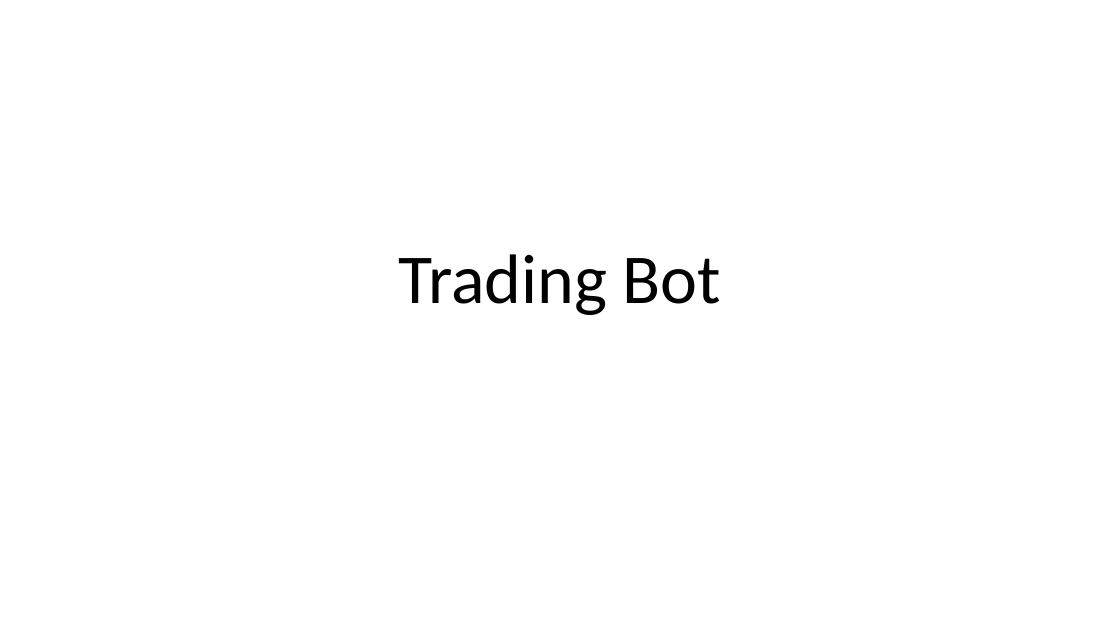
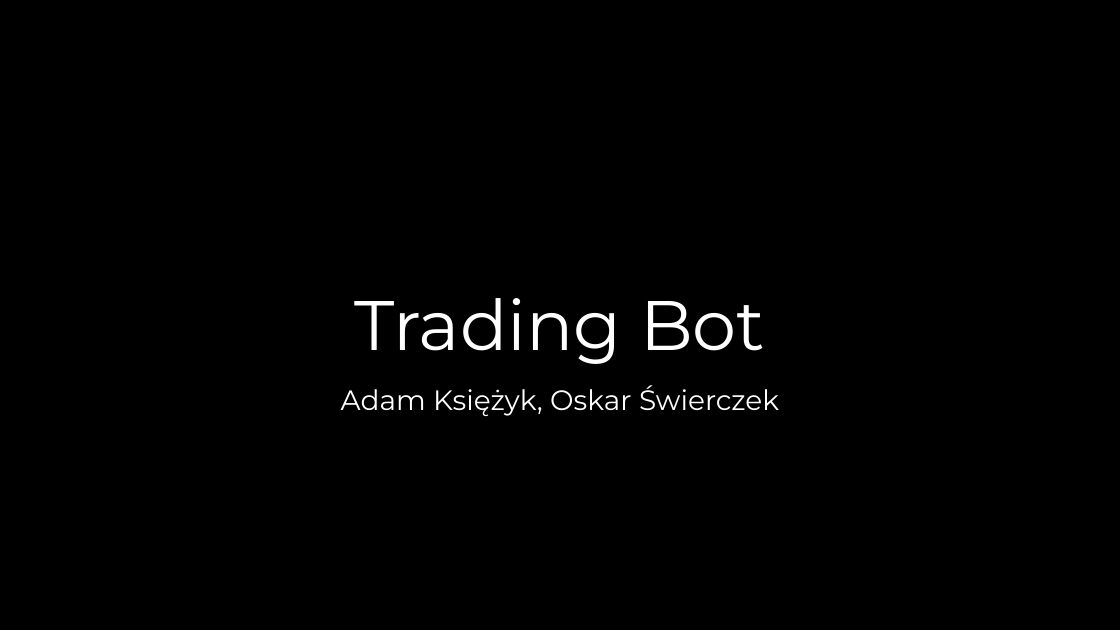
Before and after one commit to oskop123/Trading_Bot, a slide deck: slide 1 of JPWP.pptx. Drawn at 1120x630 pixels with LibreOffice and Linux fonts; fonts in the diff are those of the drawing; background and template pictures are left out. Boxes give left, top, right and bottom in pixels: in the first picture for what was removed or moved away, otherwise in the second. Text is boxed around its words. In the diff, an @@ line names an element or a change of style, - is before the commit and + after.

Commit message:
Create presentations

```diff
--- a/JPWP.pptx
+++ b/JPWP.pptx
@@ background #FFFFFF to picture (left out) @@
@@ title "Trading Bot" at box(355, 298, 765, 364): font Calibri to Montserrat, text colour #000000 to #FFFFFF @@
@@ subtitle added at box(341, 385, 779, 416), 24 pt, text #FFFFFF @@
+Adam Księżyk, Oskar Świerczek
```
Also in this commit, not shown: 4 other slides changed, 15 slides added, 21 slides removed, 1 other file.
